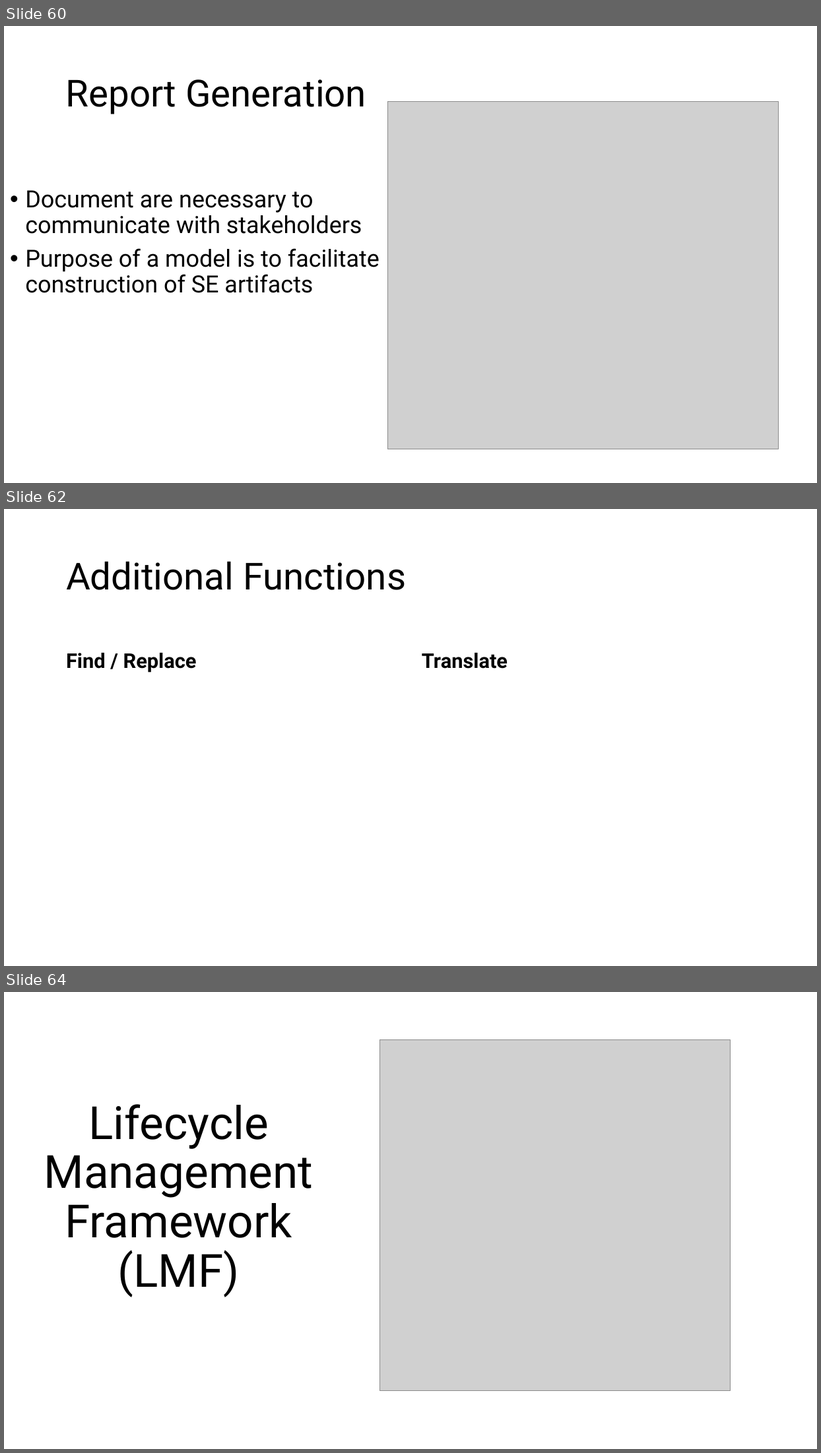
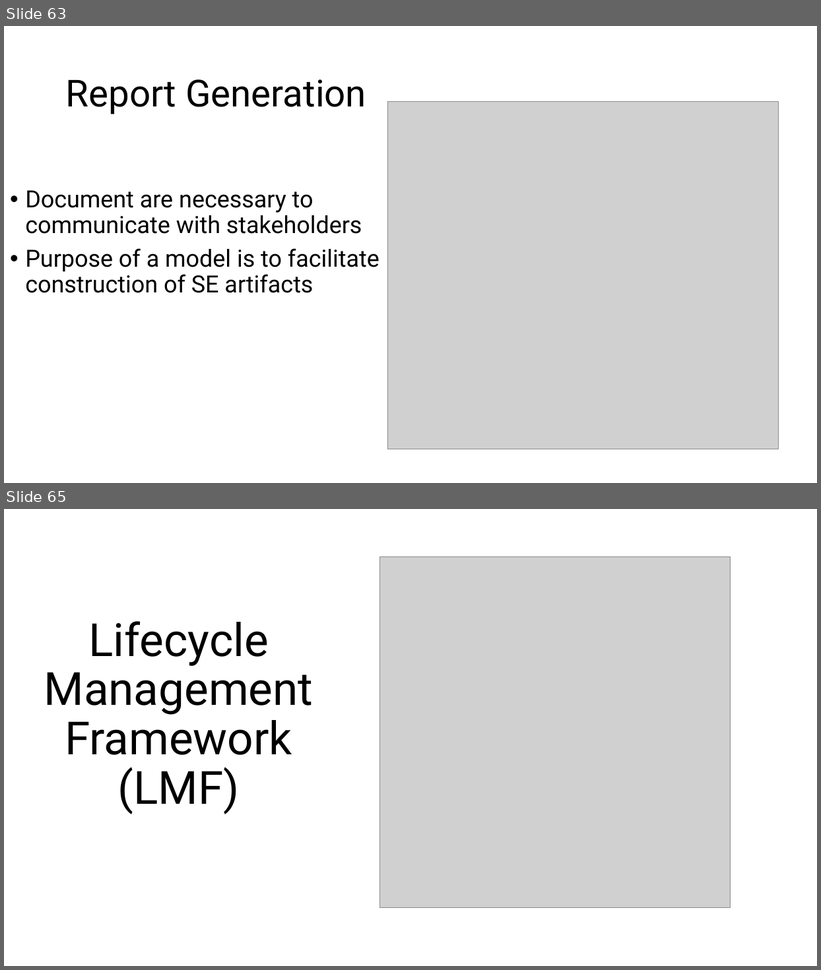
Before and after one commit to srudder16/Lifecycle_Modeling, a slide deck: 2025_WSRC/2026 WSRC Tutorial.pptx. Shown one above the other, each under a label of ours: slides 60, 62 and 64 before the commit, slides 63 and 65 after it; the slides between them are not shown. The pictures are 821x1453 and 821x970 pixels, drawn with LibreOffice and Linux fonts; fonts in the diff are those of the drawing; grey boxes stand for pictures. Boxes give left, top, right and bottom in pixels: in the first picture for what was removed or moved away, otherwise in the second. Text is boxed around its words. In the diff, an @@ line names an element or a change of style, - is before the commit and + after.

```diff
--- a/2025_WSRC/2026 WSRC Tutorial.pptx
+++ b/2025_WSRC/2026 WSRC Tutorial.pptx
@@ slide 62 removed at (4,509,817,966), background #FFFFFF @@
@@ title removed at (66,561,406,590) @@
-Additional Functions
@@ text removed at (66,653,197,673) @@
-Find / Replace
@@ text removed at (422,653,508,669) @@
-Translate
@@ what was slide 60 is now slide 63 @@
@@ what was slide 64 is now slide 65 @@
```
Also in this commit, not shown: 4 slides changed, 6 slides added, 3 other slides removed, 1 other file.
